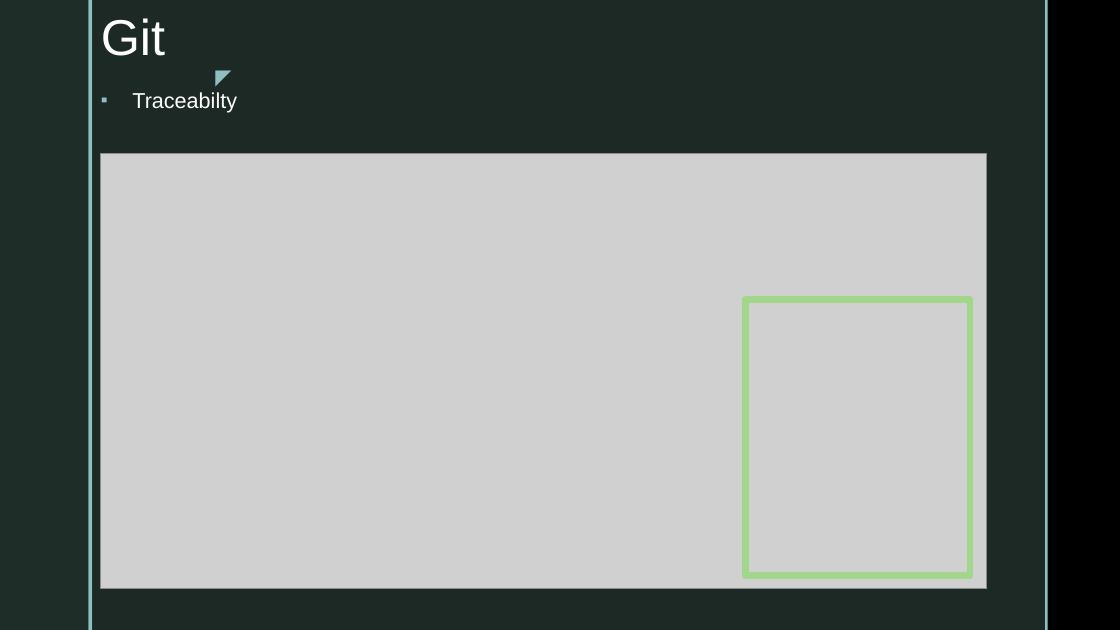
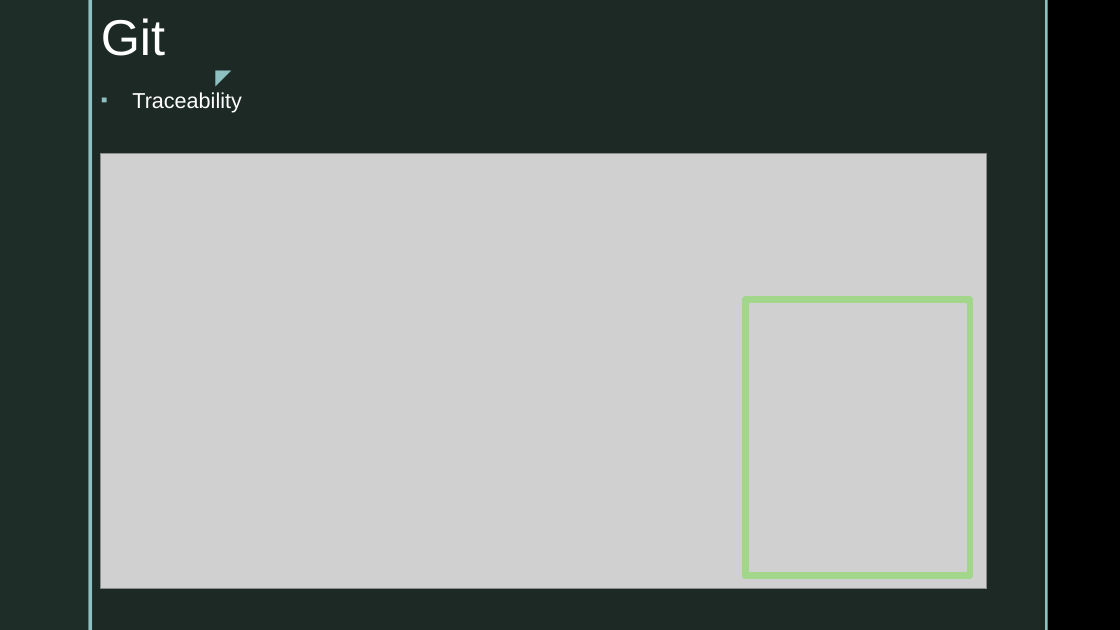
Before and after one commit to bshahar/Trading-system, a slide deck: slide 6 of Version-0.pptx. Drawn at 1120x630 pixels with LibreOffice and Linux fonts; fonts in the diff are those of the drawing; grey boxes stand for pictures; background and template pictures are left out. Boxes give left, top, right and bottom in pixels: in the first picture for what was removed or moved away, otherwise in the second. Text is boxed around its words. In the diff, an @@ line names an element or a change of style, - is before the commit and + after.

```diff
--- a/Version-0.pptx
+++ b/Version-0.pptx
@@ text at box(132, 92, 241, 113): text changed @@
-▪ Traceabilty
+▪ Traceability
```
Also in this commit, not shown: 2 slides added.
